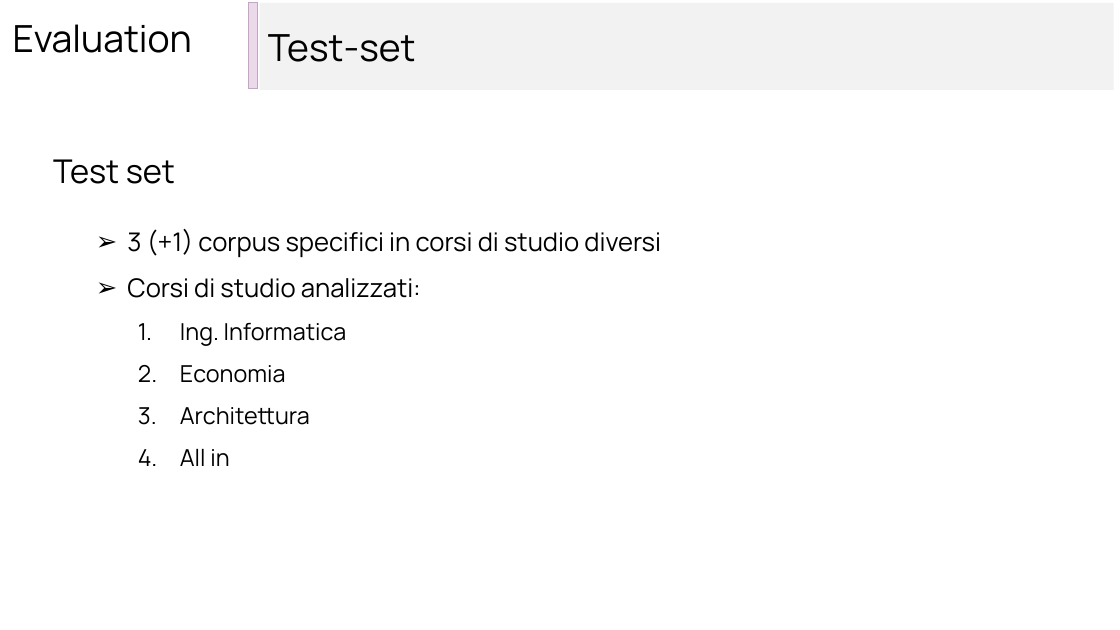
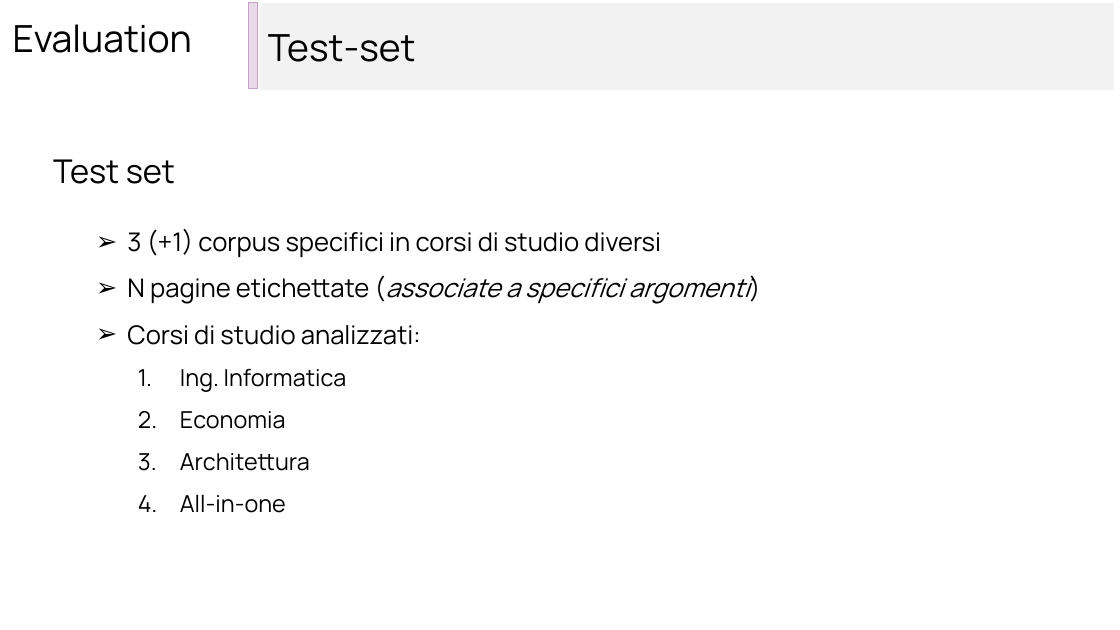
Before and after one commit to Data-Integration-Lilla-team/LILL_AI, a slide deck: slide 18 of relazione/presentazione Lill_AI.pptx. Drawn at 1120x630 pixels with LibreOffice and Linux fonts; fonts in the diff are those of the drawing. Boxes give left, top, right and bottom in pixels: in the first picture for what was removed or moved away, otherwise in the second. Text is boxed around its words. In the diff, an @@ line names an element or a change of style, - is before the commit and + after.

```diff
--- a/relazione/presentazione Lill_AI.pptx
+++ b/relazione/presentazione Lill_AI.pptx
@@ text at <box>127,278,750,304</box>: paragraph added @@
+➢ N pagine etichettate (associate a specifici argomenti)
@@ text at <box>180,495,286,513</box>: text changed @@
-  4. All in
+  4. All-in-one
```
Also in this commit, not shown: 6 other slides changed, 5 slides added, 2 slides removed, 2 other files.
